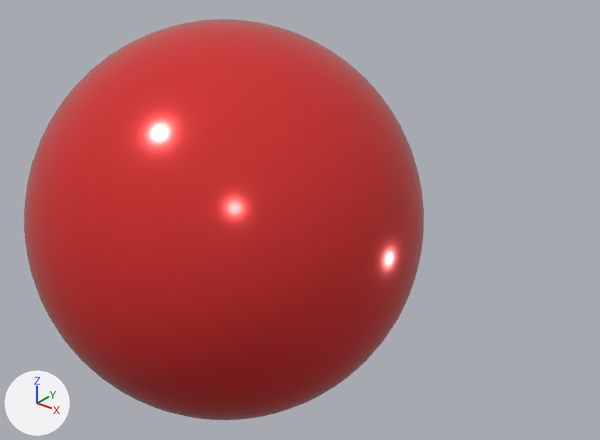
An edit to the glTF model marker_based/assets/Hydrogen.gltf, drawn before and after from the same camera.
One viewpoint serves both versions: a 50 mm lens placed at (2.67, -2.75, 1.85), pointed at (0.41, 0.07, 0.1). The axes (+X, +Y, +Z) are drawn at lower left. The lights are the same throughout.
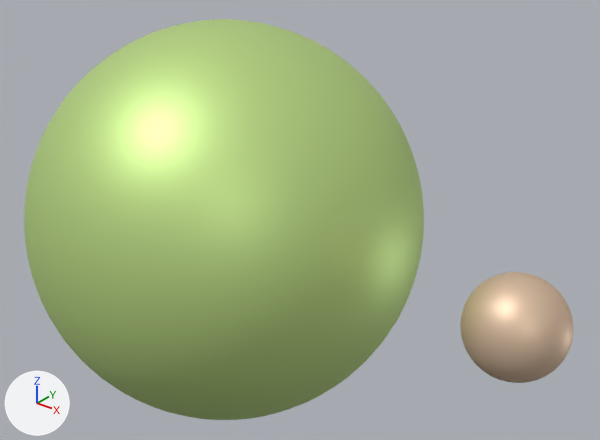
Pixel boxes (x1, y1, x2, y2) of what changed, in the pictures (600 x 440 px):
'Sphere', recoloured (red to green)
    both: (24, 19, 424, 420)
'Sphere.001', moved (not visible before)
    after: (460, 272, 574, 383)

What changed in the scene script:
```text
Add mat_oxygen_001:
    mat_oxygen_001 = principled_material('oxygen.001')
    mat_oxygen_001.base_color = (0.584, 0.8, 0.282)  # green #c9e791
    mat_oxygen_001.metallic = 0.543
    mat_oxygen_001.roughness = 0.524
Change me_sphere_001:
    where me_sphere_001.from_pydata(...)  # 1986 vertices, 3968 faces; spans x -0.99..0.99, y -0.99..0.99, z -1.0..1.0
    remove me_sphere_001.materials.append(mat_material_002)  # red #e73534
    add me_sphere_001.materials.append(mat_oxygen_001)  # green #c9e791
Change ob_sphere_001:
    ob_sphere_001.location: (-0.065, -0.057, 0.0) -> (1.582, 0.0, 0.0)
```
